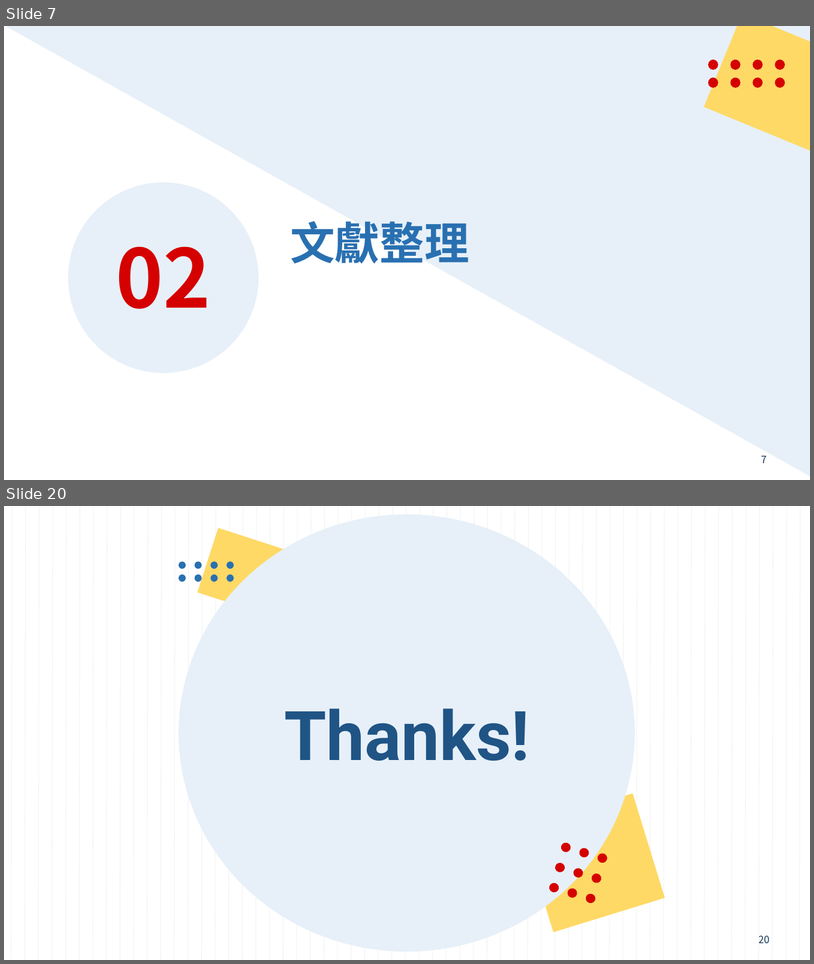
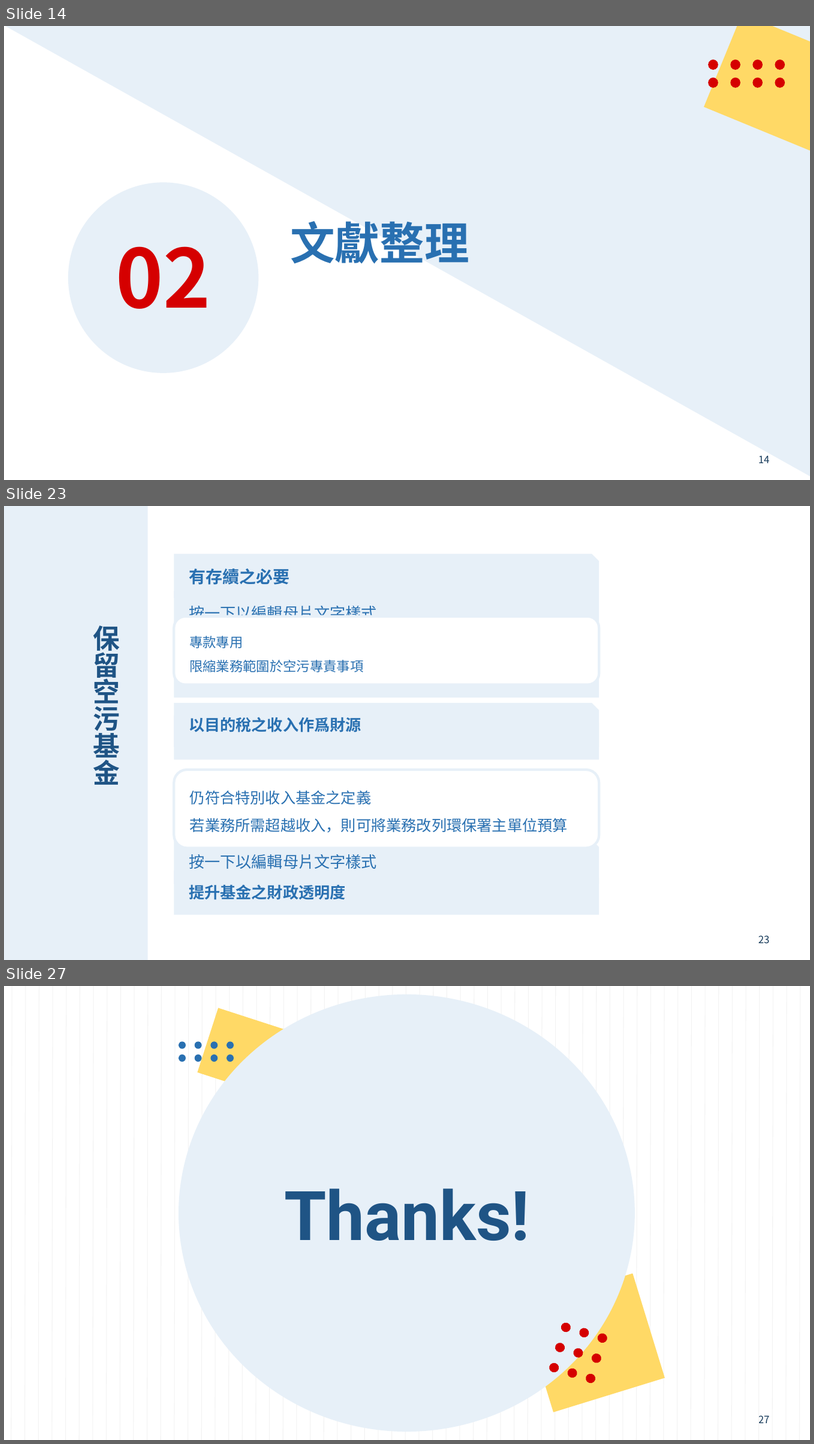
Before and after one commit to mt019/1121_Fiscal_Law, a slide deck: _material/_我的學期報告/_ppt/空氣污染防制基金.pptx. Shown one above the other, each under a label of ours: slides 7 and 20 before the commit, slides 14, 23 and 27 after it; the slides between them are not shown. The pictures are 814x964 and 814x1444 pixels, drawn with LibreOffice and Linux fonts; fonts in the diff are those of the drawing. Boxes give left, top, right and bottom in pixels: in the first picture for what was removed or moved away, otherwise in the second. Text is boxed around its words. In the diff, an @@ line names an element or a change of style, - is before the commit and + after.

```diff
--- a/_material/_我的學期報告/_ppt/空氣污染防制基金.pptx
+++ b/_material/_我的學期報告/_ppt/空氣污染防制基金.pptx
@@ slide 23 added at box(4, 506, 810, 960), background #FFFFFF; not listed: 1 template element that a slide beside it also shows @@
@@ rectangle added at box(4, 506, 148, 960), fill #E7F0F8 @@
@@ text added at box(174, 554, 599, 598), fill #E7F0F8, 20 pt, text #2970B1, bold @@
+有存續之必要
@@ title added at box(93, 625, 120, 784), 32 pt, text #1F5485, bold @@
+保留空污基金
@@ rounded rectangle added at box(174, 616, 599, 684), fill #FFFFFF, outline #E7F0F8 3 pt, 16 pt, text #2970B1 @@
+專款專用
+限縮業務範圍於空污專責事項
@@ snip rect added at box(174, 703, 599, 747), fill #E7F0F8, 18.6 pt, text #2970B1, bold @@
+以目的稅之收入作爲財源
@@ rounded rectangle added at box(174, 770, 599, 848), fill #FFFFFF, outline #E7F0F8 3 pt, 18 pt, text #2970B1 @@
+仍符合特別收入基金之定義
+若業務所需超越收入，則可將業務改列環保署主單位預算
@@ snip rect added at box(174, 870, 599, 915), fill #E7F0F8, 18.6 pt, text #2970B1, bold @@
+提升基金之財政透明度
@@ what was slide 7 is now slide 14 @@
@@ page number at box(759, 455, 770, 463): text changed @@
-7
+14
@@ what was slide 20 is now slide 27 @@
@@ page number at box(759, 1415, 770, 1423): text changed @@
-20
+27
```
Also in this commit, not shown: 4 slides changed, 15 other slides added, 9 slides removed, 11 other files.
